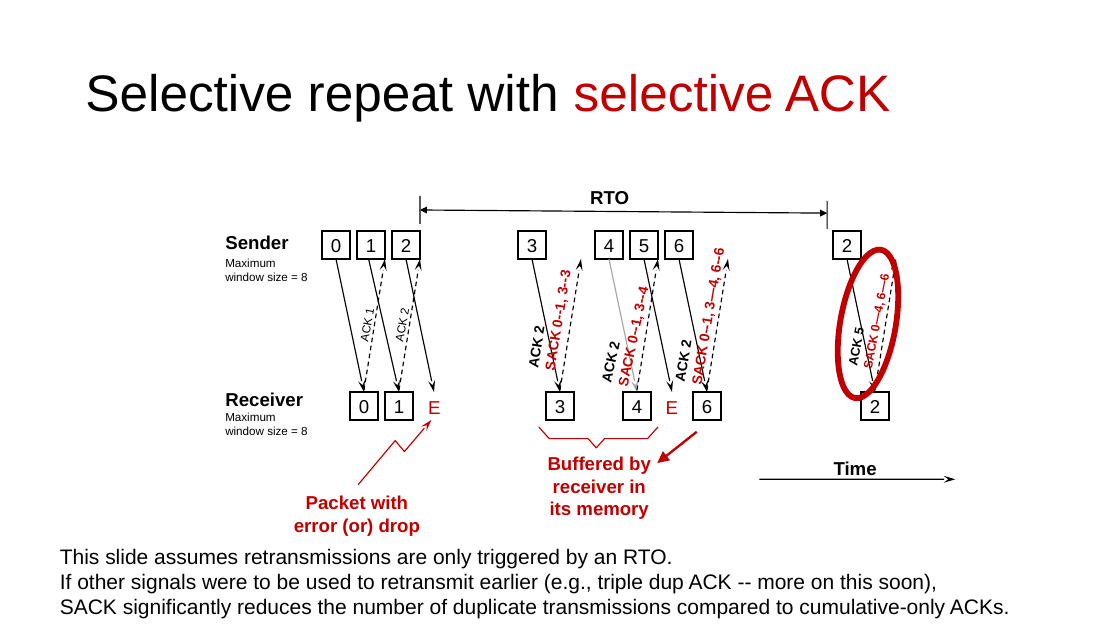
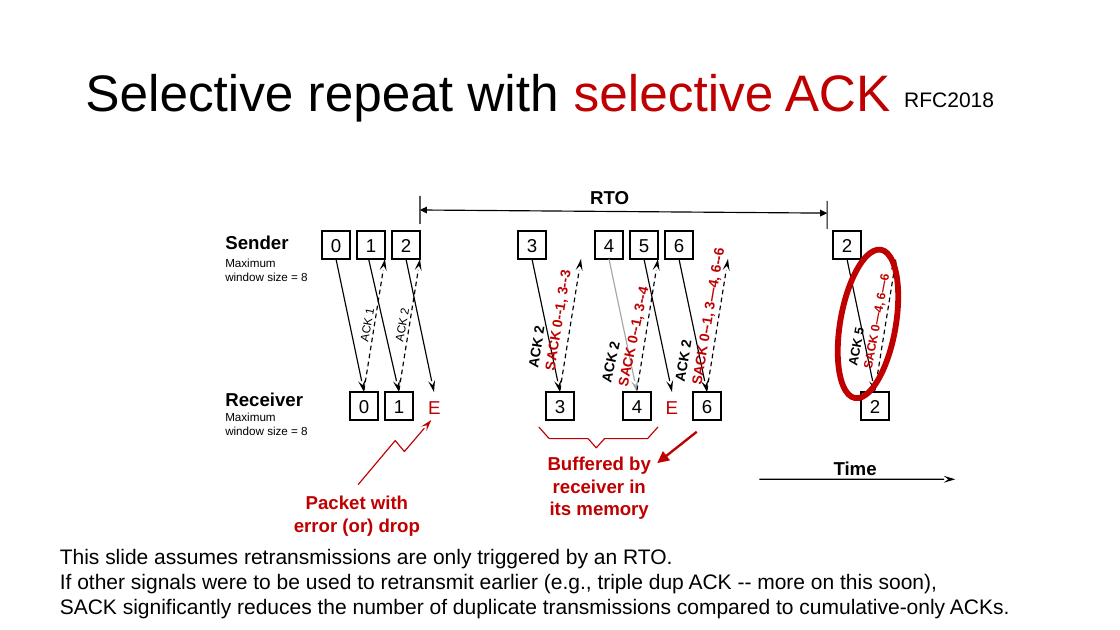
Before and after one commit to ngsrinivas/coursegen, a slide deck: slide 4 of ex/352-S22/staging/352-S22/lectures/13-tp-reliability-ordering.pptx. Drawn at 1120x630 pixels with LibreOffice and Linux fonts; fonts in the diff are those of the drawing. Boxes give left, top, right and bottom in pixels: in the first picture for what was removed or moved away, otherwise in the second. Text is boxed around its words. In the diff, an @@ line names an element or a change of style, - is before the commit and + after.

Commit message:
Add RFC pointer for selective ACKs

```diff
--- a/ex/352-S22/staging/352-S22/lectures/13-tp-reliability-ordering.pptx
+++ b/ex/352-S22/staging/352-S22/lectures/13-tp-reliability-ordering.pptx
@@ text added at [904, 92, 994, 108], 18 pt, text #000000 @@
+RFC2018
```
Also in this commit, not shown: 1 other file.
